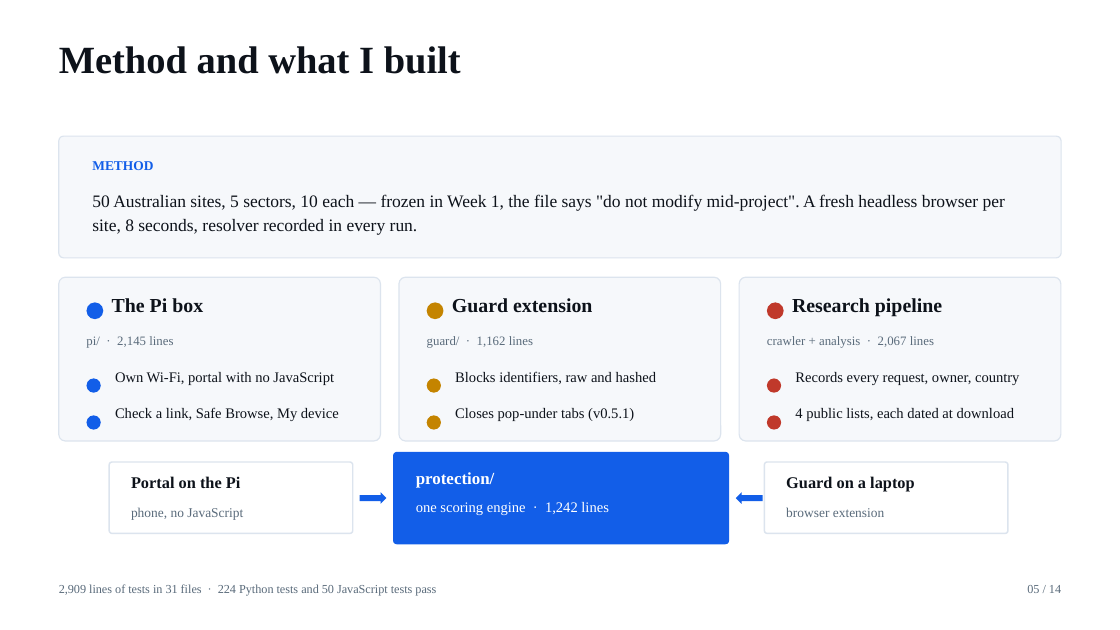
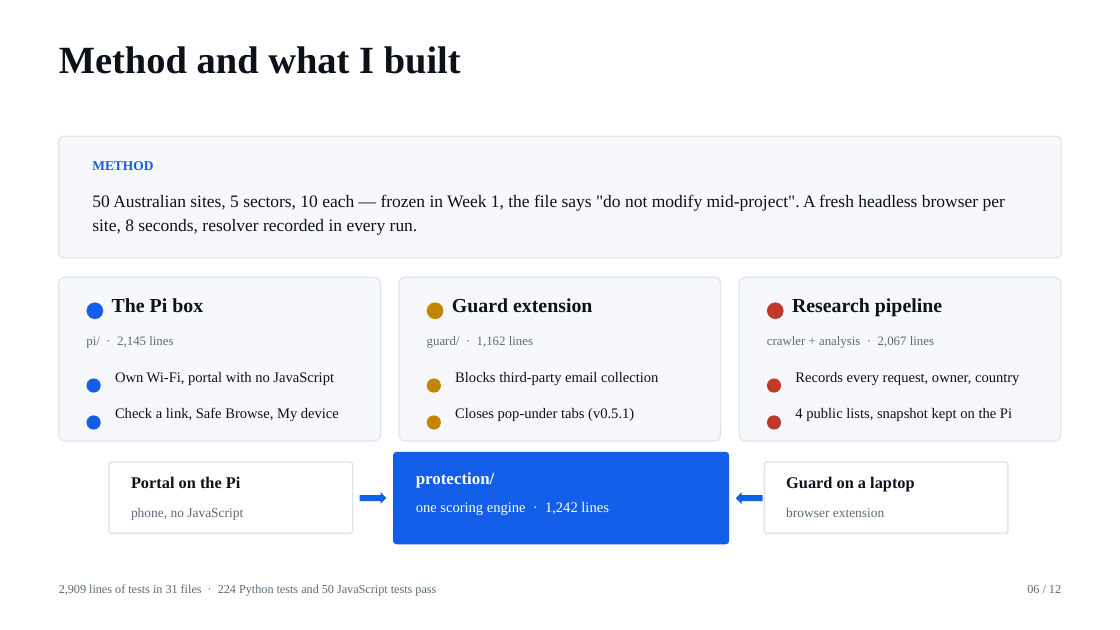
Before and after one commit to thanhdat23102005/DataExodus, a slide deck: slide 6 of DataExodus_Final_Presentation.pptx (slide 5 before the commit). Drawn at 1120x630 pixels with LibreOffice and Linux fonts; fonts in the diff are those of the drawing. Boxes give left, top, right and bottom in pixels: in the first picture for what was removed or moved away, otherwise in the second. Text is boxed around its words. In the diff, an @@ line names an element or a change of style, - is before the commit and + after.

```diff
--- a/DataExodus_Final_Presentation.pptx
+++ b/DataExodus_Final_Presentation.pptx
@@ text at (455, 372, 658, 385): text changed @@
-Blocks identifiers, raw and hashed
+Blocks third-party email collection
@@ text at (795, 408, 1012, 421): text changed @@
-4 public lists, each dated at download
+4 public lists, snapshot kept on the Pi
@@ text at (1027, 585, 1061, 593): text changed @@
-05 / 14
+06 / 12
```
Also in this commit, not shown: 8 other slides changed, 4 slides added, 6 slides removed, 4 other files.
